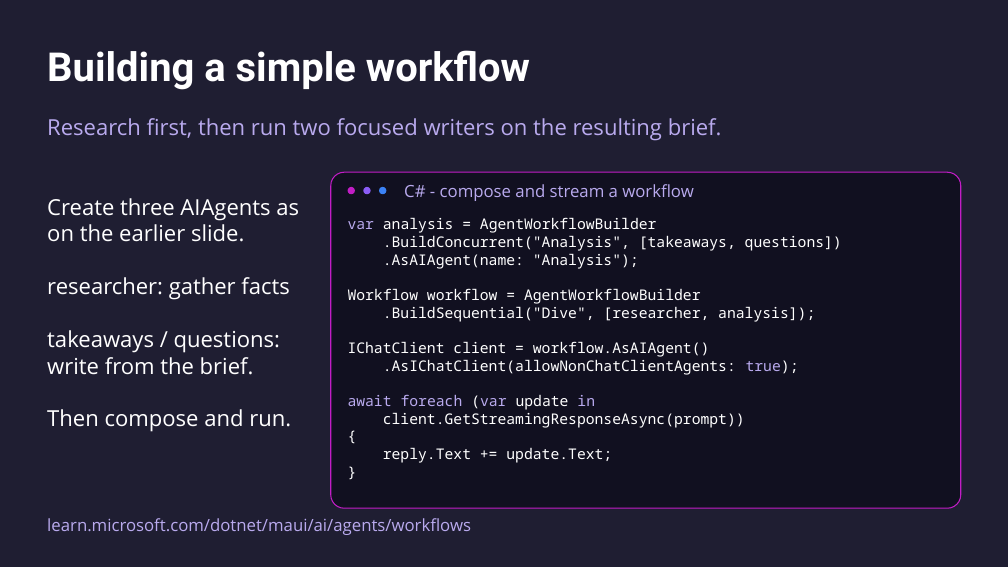
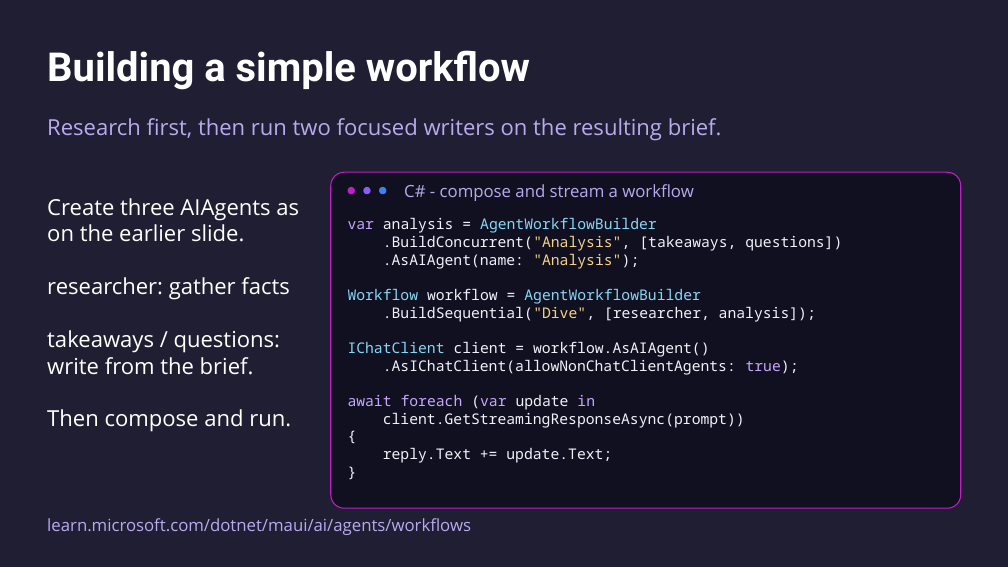
Before and after one commit to mattleibow/dotnetconf2026, a slide deck: slide 29 of slides.pptx. Drawn at 1008x567 pixels with LibreOffice and Linux fonts; fonts in the diff are those of the drawing. Boxes give left, top, right and bottom in pixels: in the first picture for what was removed or moved away, otherwise in the second. Text is boxed around its words. In the diff, an @@ line names an element or a change of style, - is before the commit and + after.

```diff
--- a/slides.pptx
+++ b/slides.pptx
@@ text "var analysis = AgentWorkflowBuilder" at (x1=348, y1=217, x2=842, y2=463): text colour #B9AAEE to #C6A7FF in "var", "true);", "await foreach (var in"; text colour #FFFFFF to #F2F1FA in "analysis =", ".BuildConcurrent("Analysis", [takeaways, questions])", ".AsAIAgent(name: "Analysis");", "workflow =" and 8 more places; text colour #FFFFFF to #86D8F7 in "AgentWorkflowBuilder", "Workflow AgentWorkflowBuilder", "IChatClient"; text colour #FFFFFF to #F4D387 in ".BuildConcurrent("Analysis",", ""Analysis");", ".BuildSequential("Dive"," @@
```
Also in this commit, not shown: 15 other slides changed.
